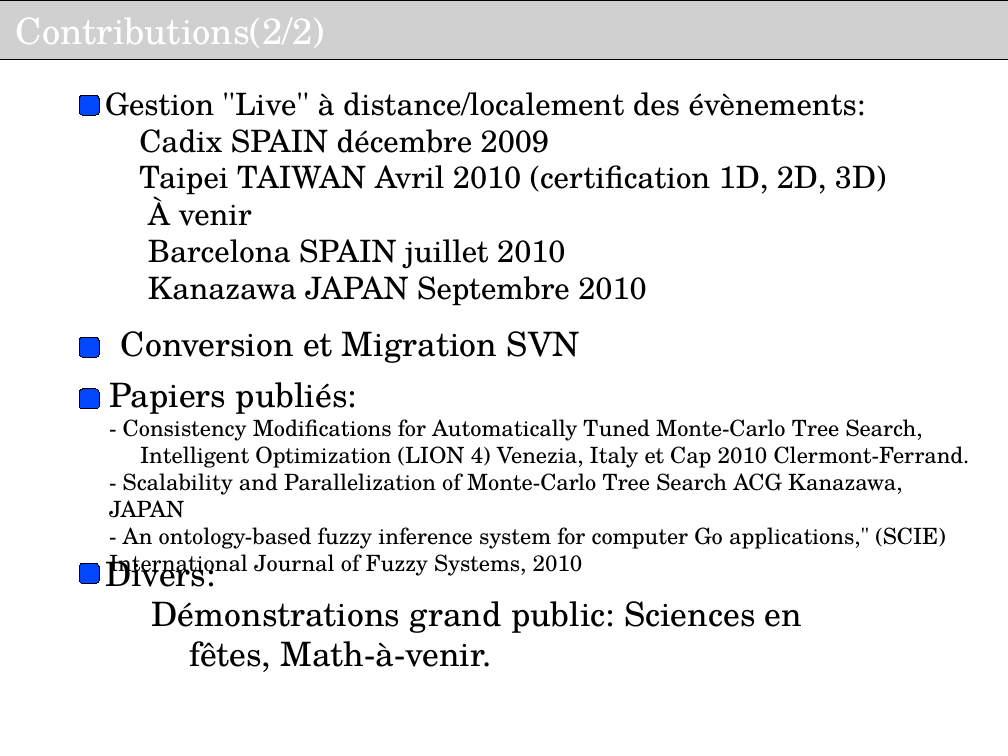
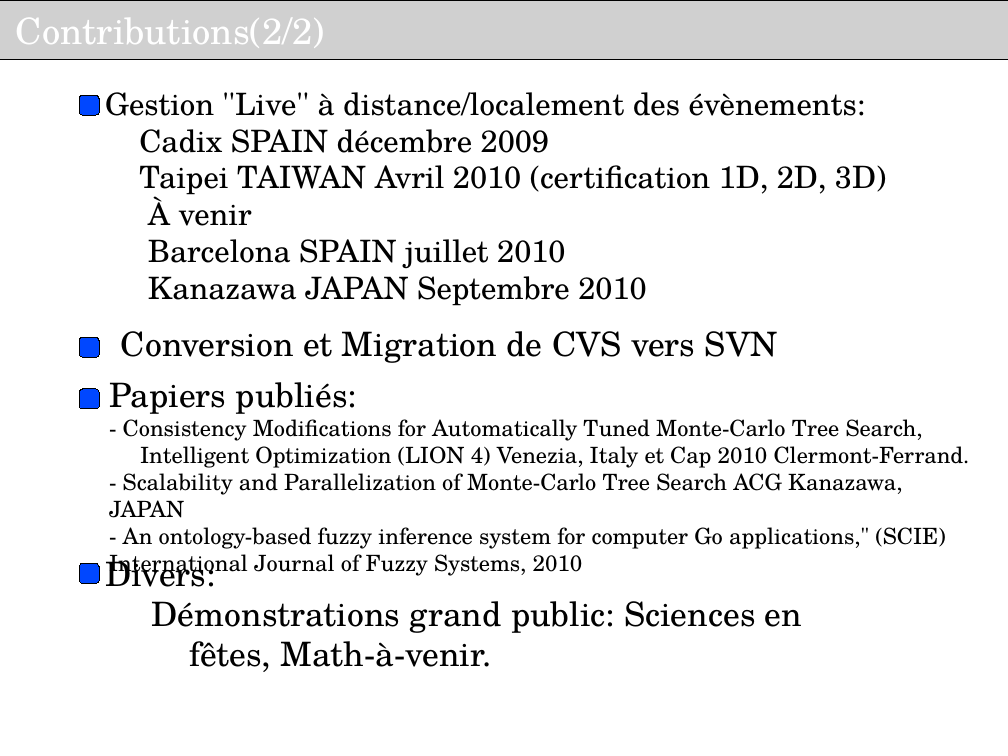
Before and after one commit to haspeleo/Android-Dev, a slide deck: slide 11 of MCTS/Soutenance_INRIA_V2.odp (slide 9 before the commit). Drawn at 1008x756 pixels with LibreOffice and Linux fonts; fonts in the diff are those of the drawing; grey boxes stand for pictures; background and template pictures are left out. Boxes give left, top, right and bottom in pixels: in the first picture for what was removed or moved away, otherwise in the second. Text is boxed around its words. In the diff, an @@ line names an element or a change of style, - is before the commit and + after.

```diff
--- a/MCTS/Soutenance_INRIA_V2.odp
+++ b/MCTS/Soutenance_INRIA_V2.odp
@@ text at bbox=[121, 331, 778, 363]: text changed @@
-Conversion et Migration SVN
+Conversion et Migration de CVS vers SVN
```
Also in this commit, not shown: 9 other slides changed, 4 slides added, 1 slide removed, 1 other file.
